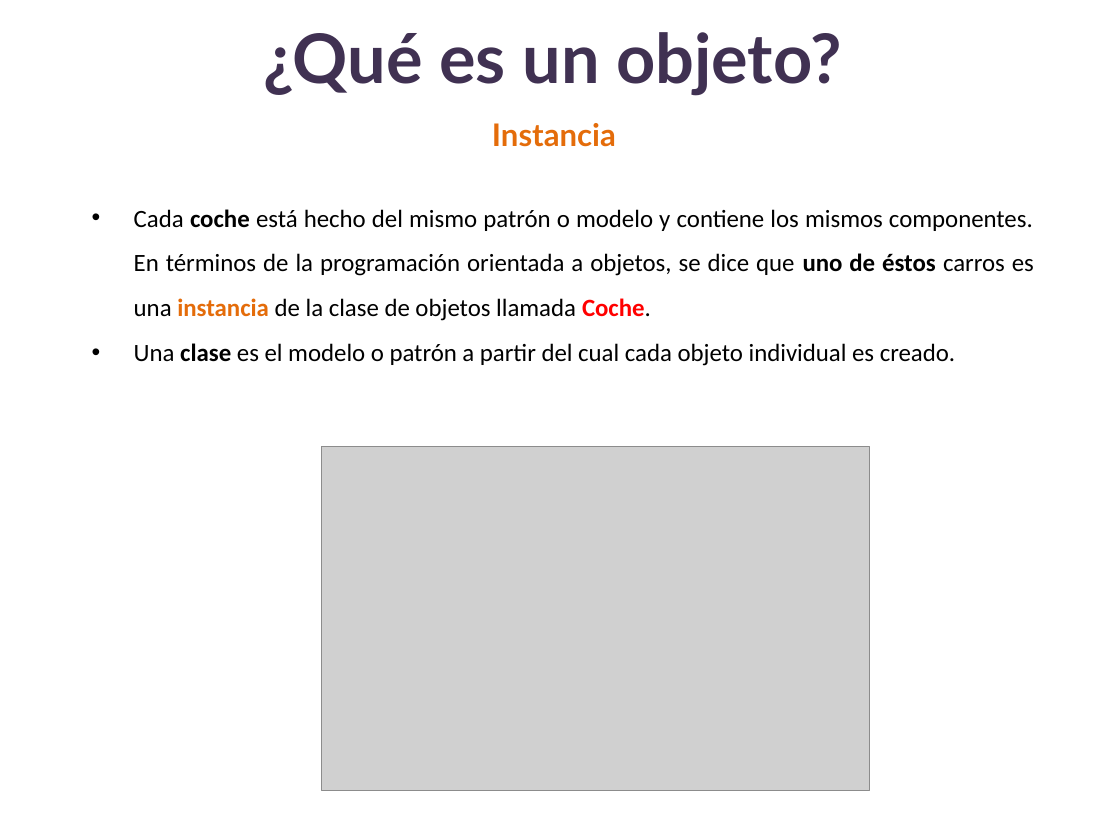
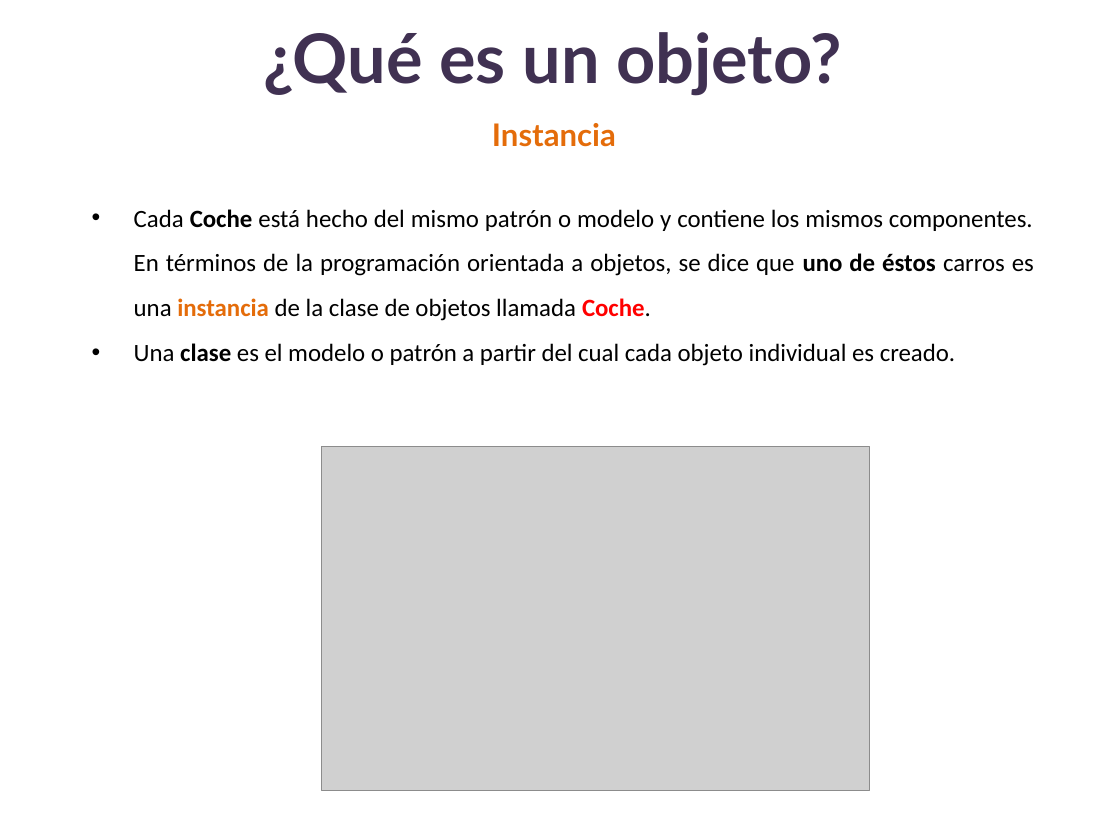
Before and after one commit to lizetheP/Analitica, a slide deck: slide 15 of Calendario2025/presentaciones/14_POO.pptx. Drawn at 1120x840 pixels with LibreOffice and Linux fonts; fonts in the diff are those of the drawing; grey boxes stand for pictures. Boxes give left, top, right and bottom in pixels: in the first picture for what was removed or moved away, otherwise in the second. Text is boxed around its words. In the diff, an @@ line names an element or a change of style, - is before the commit and + after.

```diff
--- a/Calendario2025/presentaciones/14_POO.pptx
+++ b/Calendario2025/presentaciones/14_POO.pptx
@@ text at [134,209,1034,321]: text changed @@
-• Cada coche está hecho del mismo patrón o modelo y contiene los mismos componentes. En términos de la programación orientada a objetos, se dice que uno de éstos carros es una instancia de la clase de objetos llamada Coche.
+• Cada Coche está hecho del mismo patrón o modelo y contiene los mismos componentes. En términos de la programación orientada a objetos, se dice que uno de éstos carros es una instancia de la clase de objetos llamada Coche.
```
Also in this commit, not shown: 1 other slide changed, 1 other file.
